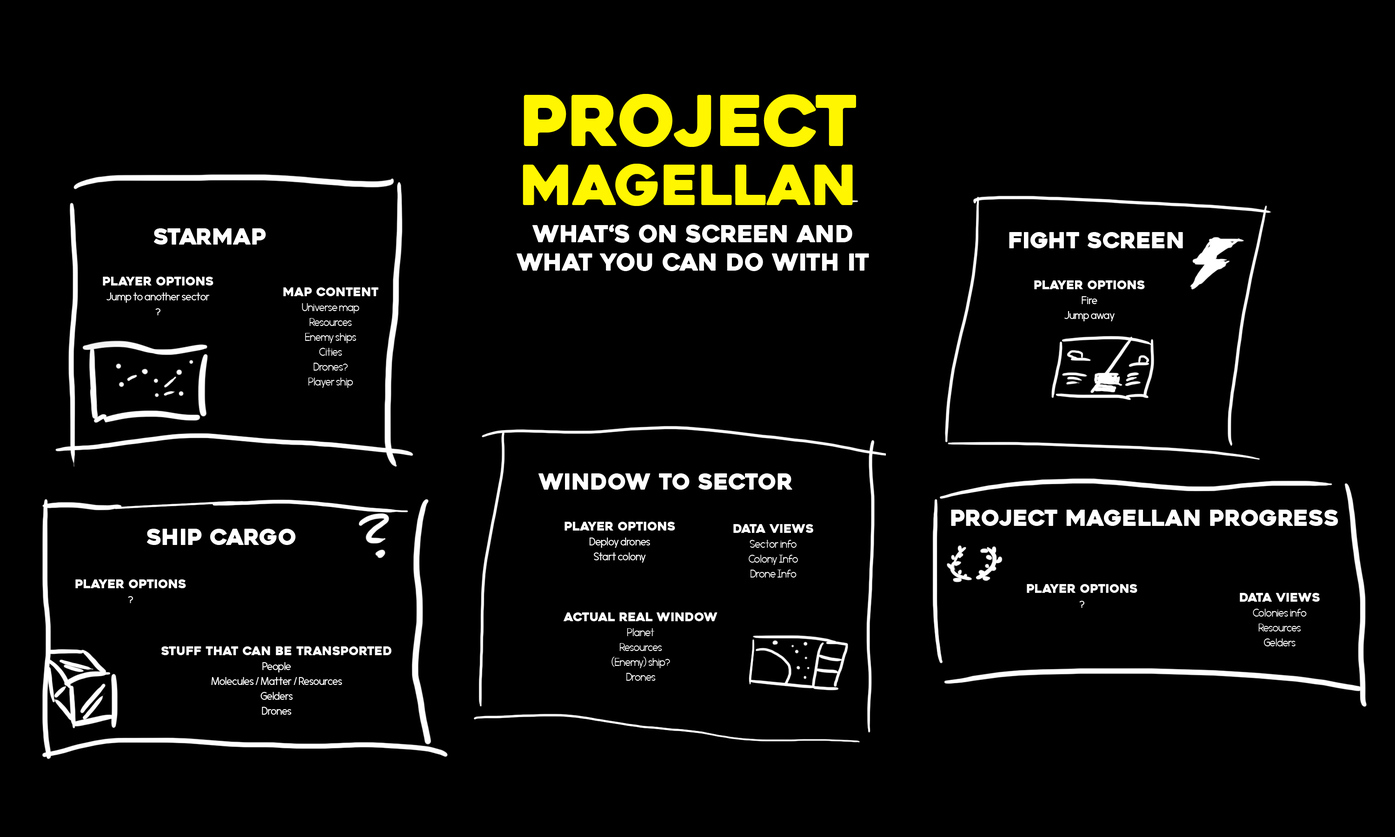
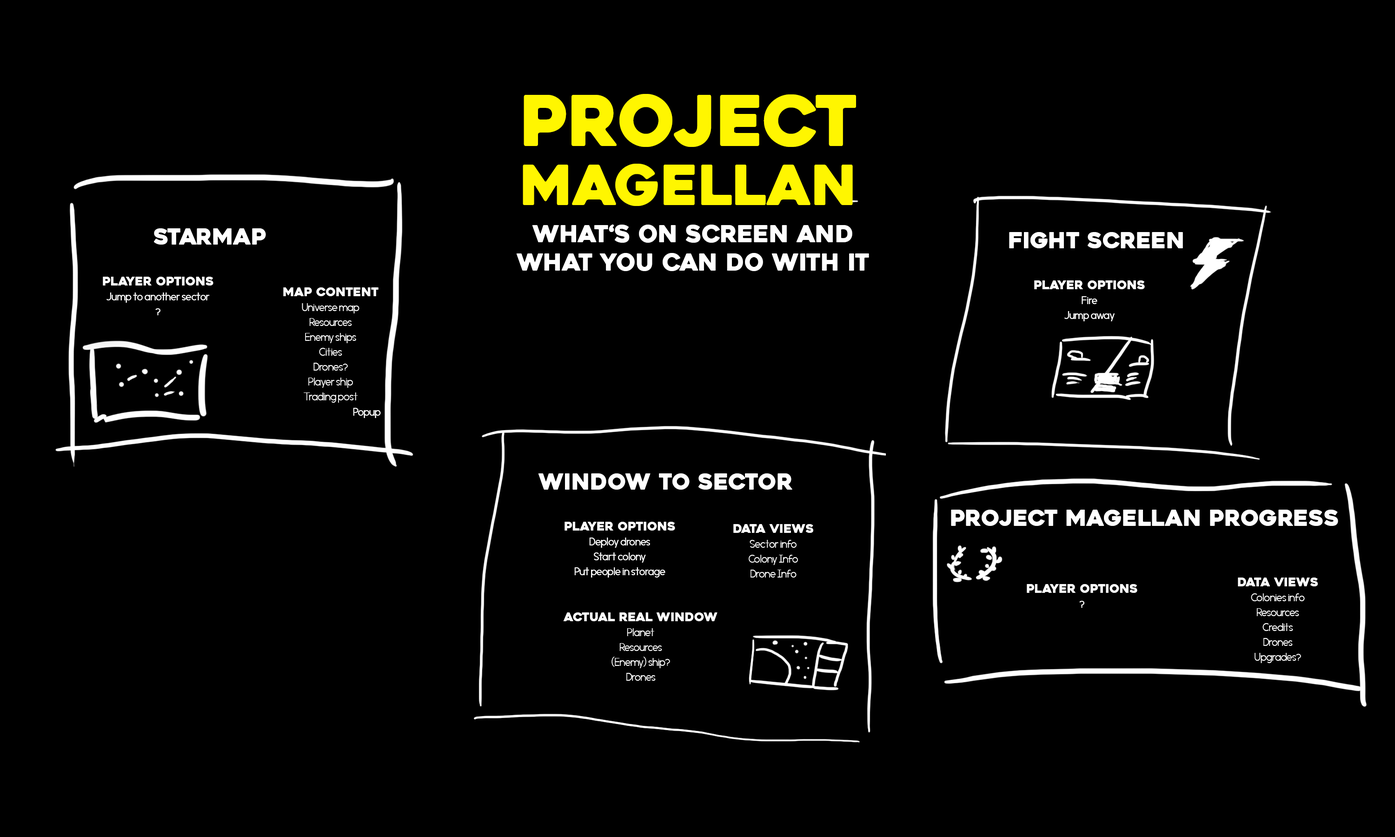
The second 1395x837 image is a revision of the first. Changes to its layers:
removed layer "Ship Cargo" over bbox(146, 528, 296, 546)
renamed "Data views Colonies info Resources Gelders" to "Data views Colonies info Resources Credits Drones Upgrades?", painted on it over bbox(1237, 577, 1320, 664)
painted on "Map content Universe map Resources Enemy ships Cities Drones? P" over bbox(303, 392, 358, 403)
removed layer "Stuff that can be transported People Molecules / Matter / Resou" over bbox(161, 646, 392, 715)
removed layer "Player Options ?" (2nd of 2) over bbox(75, 579, 187, 604)
renamed "Player Options Deploy drones Start colony" to "Player Options Deploy drones Start colony Put people in storage", painted on it over bbox(564, 521, 676, 578)
added layer "Popup" above "Player Options Jump to another sector ?" over bbox(352, 407, 381, 419)
painted on "Layer 1" over bbox(41, 498, 449, 760)
